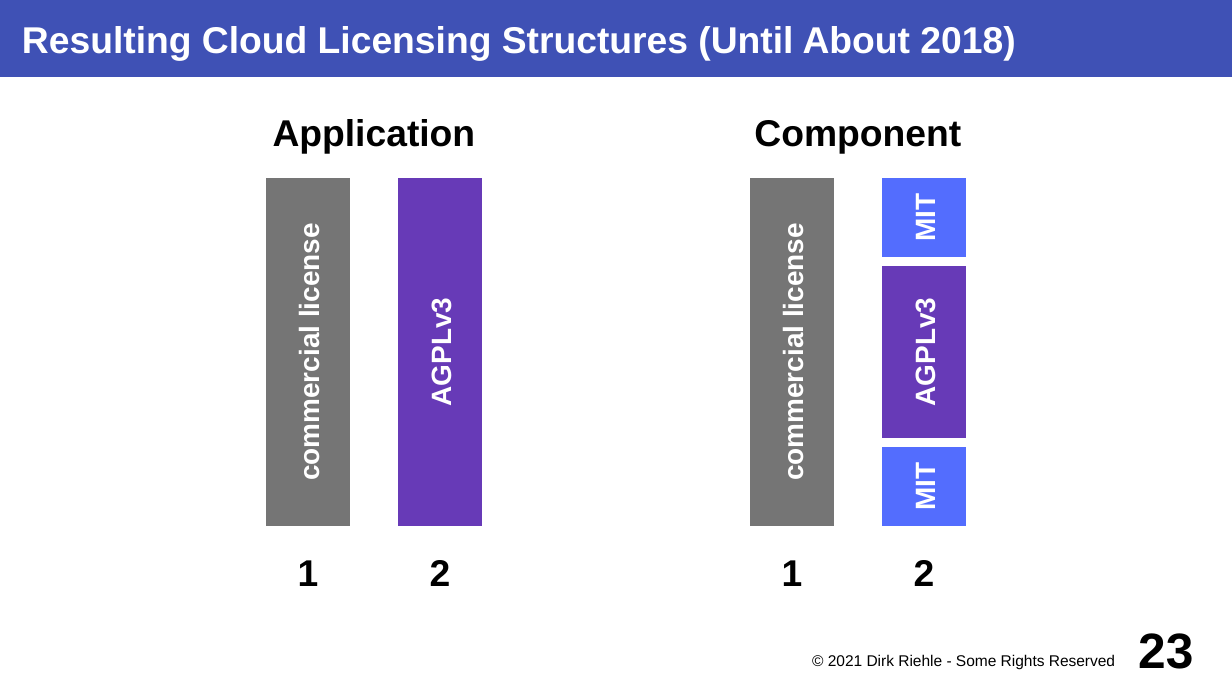
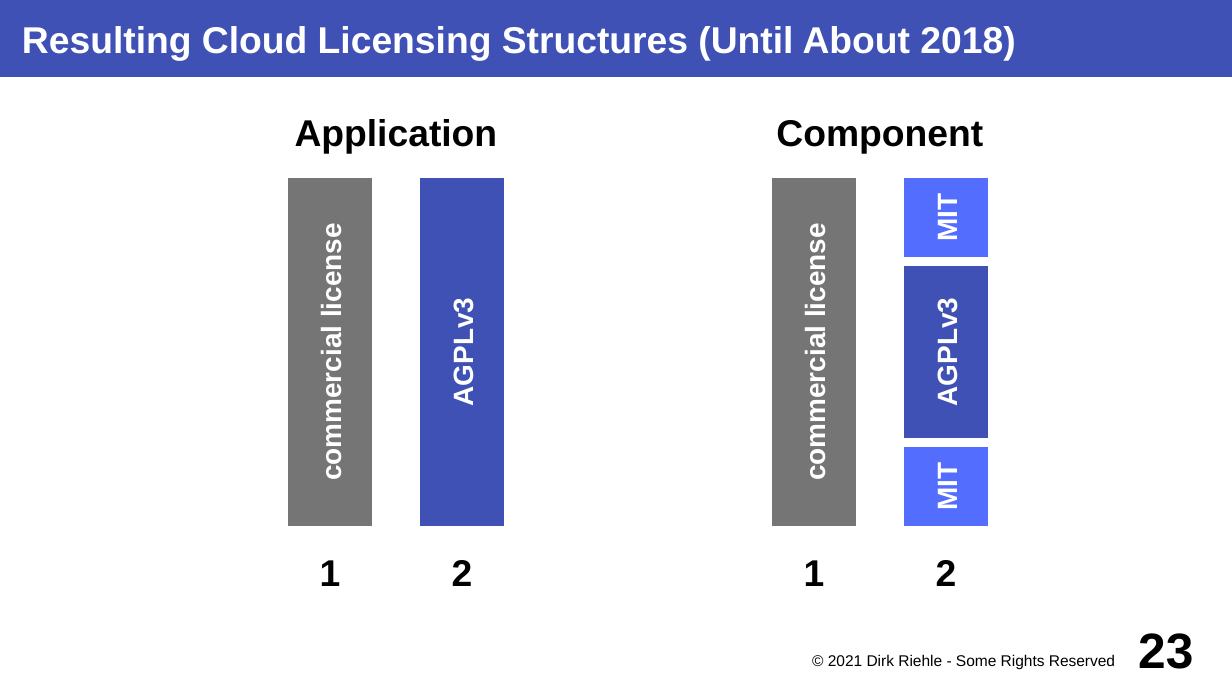
Before and after one commit to dirkriehle/coss-course, a slide deck: slide 23 of Lecture slides/COSS C04 - Cloud Service Strategies.odp. Drawn at 1232x693 pixels with LibreOffice and Linux fonts; fonts in the diff are those of the drawing. Boxes give left, top, right and bottom in pixels: in the first picture for what was removed or moved away, otherwise in the second. Text is boxed around its words. In the diff, an @@ line names an element or a change of style, - is before the commit and + after.

```diff
--- a/Lecture slides/COSS C04 - Cloud Service Strategies.odp
+++ b/Lecture slides/COSS C04 - Cloud Service Strategies.odp
@@ text "Application": place and size @@
-text "Application" at bbox=[273, 119, 476, 154]
+text "Application" at bbox=[295, 119, 498, 154]
@@ text "Component": place and size @@
-text "Component" at bbox=[754, 120, 961, 154]
+text "Component" at bbox=[776, 120, 983, 154]
@@ rectangle "AGPLv3" at bbox=[418, 177, 506, 529]: fill #673AB7 to #3F51B5 @@
@@ 6 rectangles, 4 texts: place and size @@
-6 rectangles, 4 texts at bbox=[264, 177, 968, 586]
+6 rectangles, 4 texts at bbox=[286, 177, 991, 586]
@@ rectangle "AGPLv3" at bbox=[902, 265, 991, 440]: fill #673AB7 to #3F51B5 @@
```
Also in this commit, not shown: 17 other slides changed, 7 other files.
